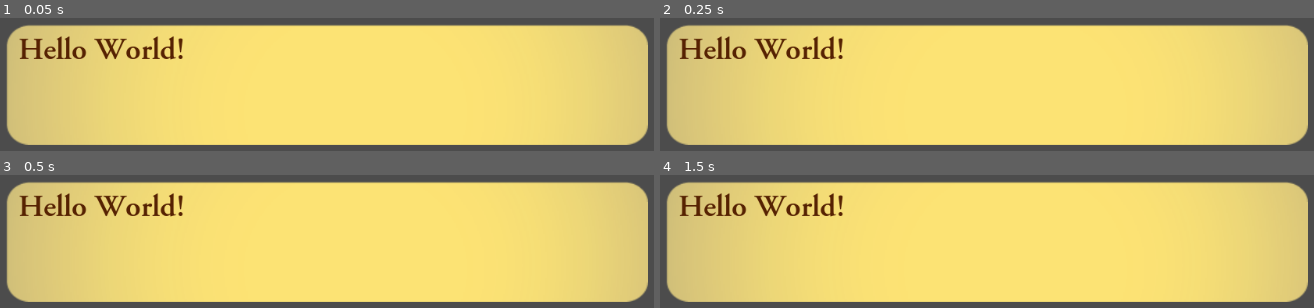
Above: before the commit, frames 1-4 (two rows, left to right).
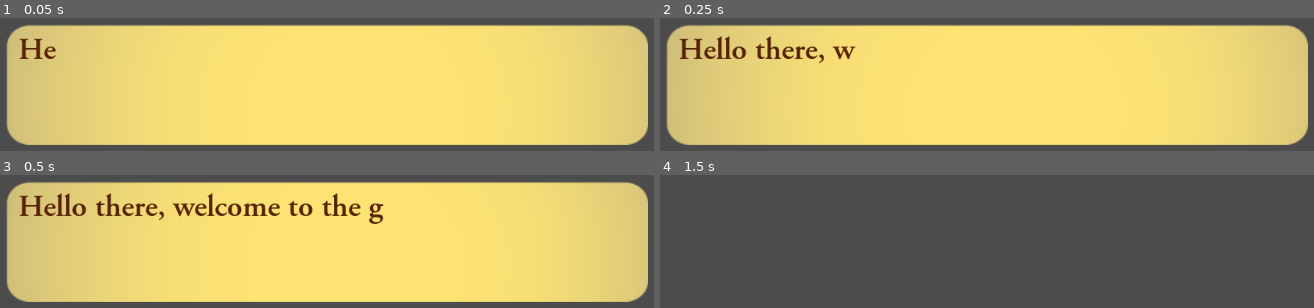
Above: after the commit, the same moments.

Repository: kleimaj/GodotDialogBox
Game: Godot game, scene res://Main.tscn
Two runs of this game, one before a commit and one after it. Both use one fixed random seed, a clock stepped at 60 frames per second and the inputs below.
Inputs:
- Up to frame 1 (0.05 s): no input
- Up to frame 2 (0.25 s): no input
- Up to frame 3 (0.5 s): no input
- Up to frame 4 (1.5 s): tap Enter (ui_accept) at 0.5, 0.6, 0.77, 1.07, 1.25, 1.35 s

The runs differ from the first frame. In frame 1, 1.3% of the frame differs, in the area x 8-28%, y 13-32%; in frame 2, 1.3%; in frame 3, 3.0%; in frame 4, 88%, in the area x 0-100%, y 5-96%.

Commit message:
implements simple dialog system

Diff:
--- a/DialogBox.gd
+++ b/DialogBox.gd
@@ -1,16 +1,32 @@
 extends Control
 
 var dialog = [
-	'Hello there, welcome to the game!',
+	'Hello there, welcome to the game! Press Enter to continue!',
 	'If you like what you see, you can follow me for more!',
 	'If you don\'t, you should follow me anyway! @kleimaj!'
 ]
 
-var dialog_index = 0;
-var finished = false;
+var dialog_index = 0
+var finished = false
 
 func _ready():
 	load_dialog()
 
+func _process(delta):
+	if Input.is_action_just_pressed("ui_accept"):
+		load_dialog()
+
 func load_dialog():
-	pass
+	$indicator.hide()
+	if dialog_index < dialog.size():
+		$RichTextLabel.bbcode_text = dialog[dialog_index]
+		$RichTextLabel.percent_visible = 0
+		$Tween.interpolate_property($RichTextLabel, "percent_visible", 0, 1, 1, Tween.TRANS_LINEAR, Tween.EASE_IN_OUT)
+		$Tween.start()
+	else:
+		queue_free()
+	dialog_index += 1
+
+
+func _on_Tween_tween_completed(object, key):
+	$indicator.show()
--- a/Main.tscn
+++ b/Main.tscn
@@ -75,7 +75,7 @@
 
 [node name="indicator" type="Sprite" parent="DialogBox"]
 visible = false
-position = Vector2( 755.986, 119.98 )
+position = Vector2( 755.986, 116.345 )
 scale = Vector2( 0.159052, 0.159052 )
 texture = ExtResource( 4 )
 
@@ -84,3 +84,4 @@
 anims/IDLE = SubResource( 2 )
 
 [node name="Tween" type="Tween" parent="DialogBox"]
+[connection signal="tween_completed" from="DialogBox/Tween" to="DialogBox" method="_on_Tween_tween_completed"]
